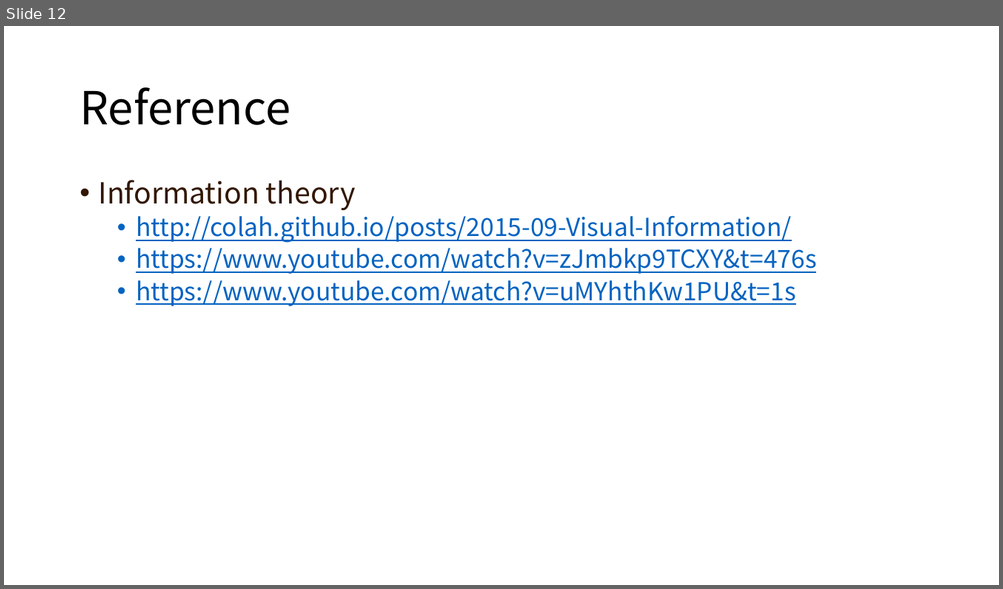
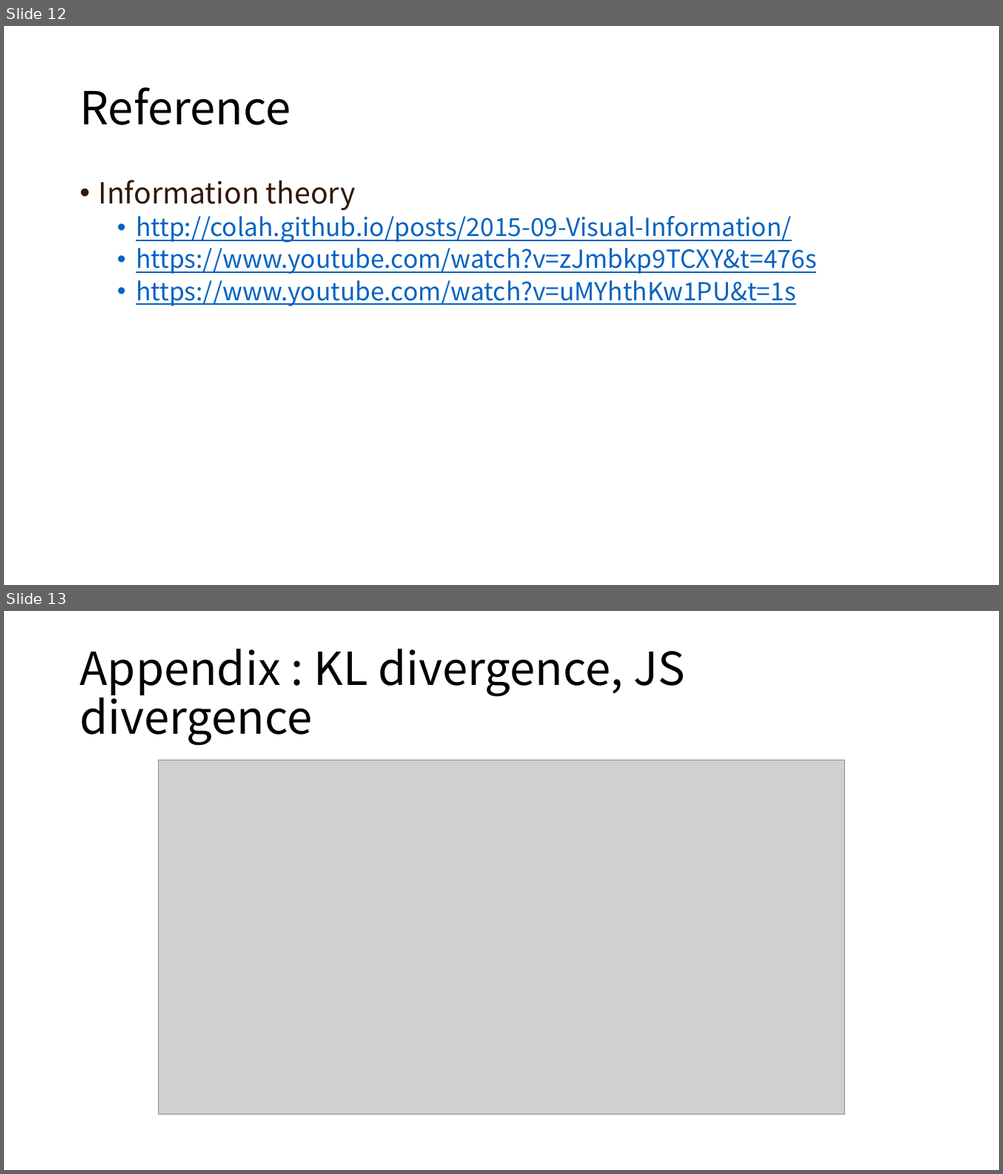
Before and after one commit to zeran4/TechtreeAI, a slide deck: document/information therory.pptx. Shown one above the other, each under a label of ours: slide 12 before the commit, slides 12 and 13 after it. The pictures are 1003x589 and 1003x1174 pixels, drawn with LibreOffice and Linux fonts; fonts in the diff are those of the drawing; grey boxes stand for pictures. Boxes give left, top, right and bottom in pixels: in the first picture for what was removed or moved away, otherwise in the second. Text is boxed around its words. In the diff, an @@ line names an element or a change of style, - is before the commit and + after.

```diff
--- a/document/information therory.pptx
+++ b/document/information therory.pptx
@@ slide 13 added at (4, 611, 999, 1170), background #FFFFFF @@
@@ title added at (79, 649, 685, 746), 44 pt, text #000000 @@
+Appendix : KL divergence, JS divergence
@@ picture added at (159, 760, 844, 1116) @@
```
Also in this commit, not shown: 1 other slide added, 5 other files.
